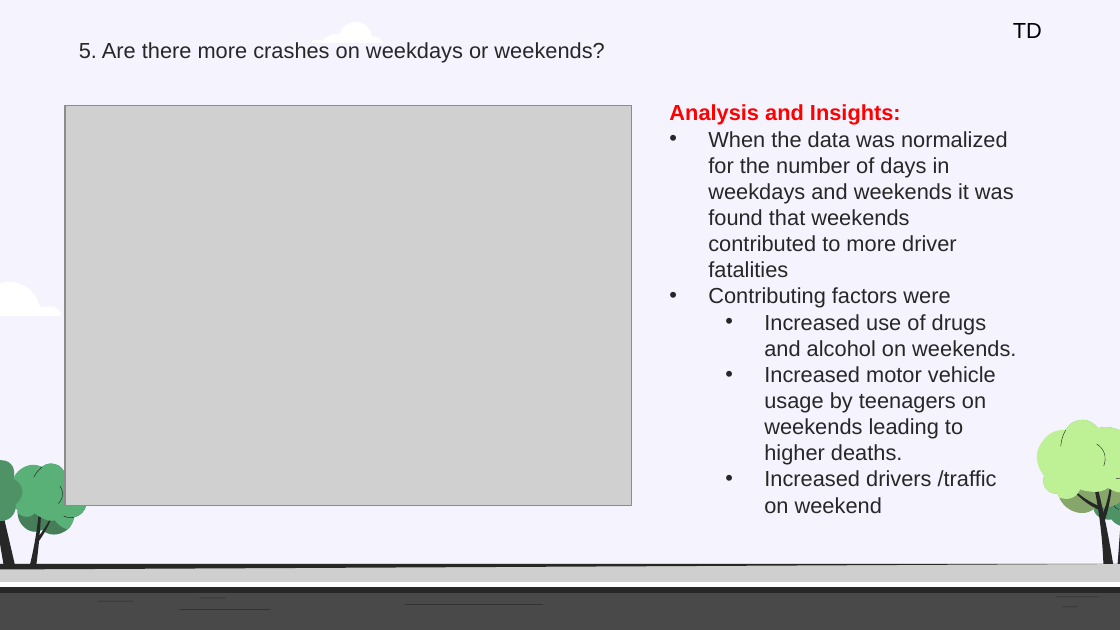
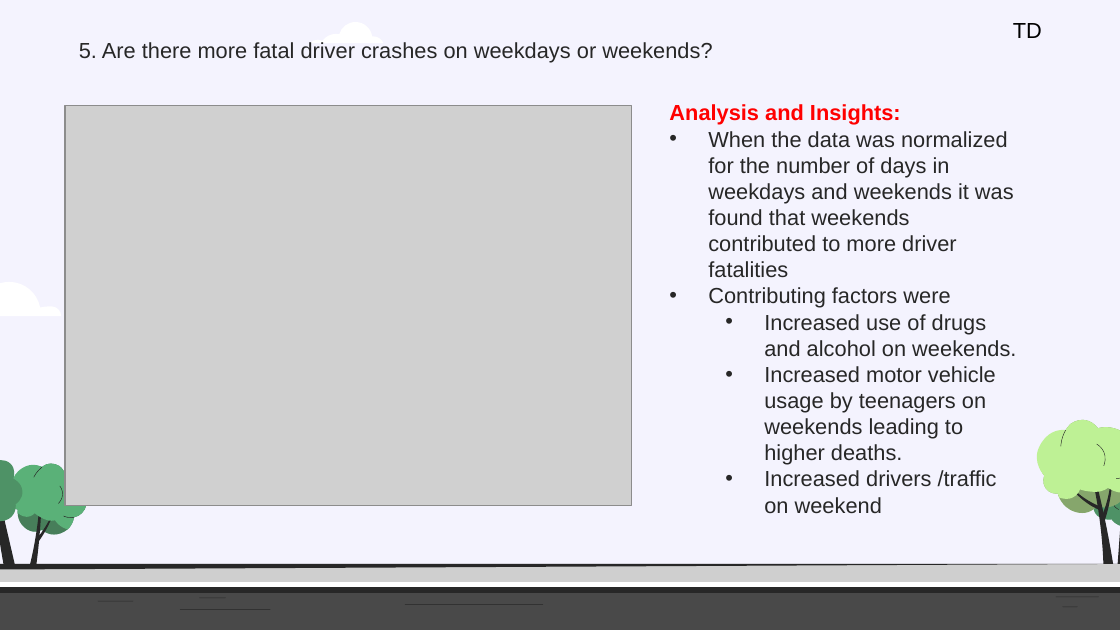
Before and after one commit to Kapedes/project-1-group-2, a slide deck: slide 9 of Insights and analysis of Crash Statistics in Australia.pptx. Drawn at 1120x630 pixels with LibreOffice and Linux fonts; fonts in the diff are those of the drawing; grey boxes stand for pictures. Boxes give left, top, right and bottom in pixels: in the first picture for what was removed or moved away, otherwise in the second. Text is boxed around its words. In the diff, an @@ line names an element or a change of style, - is before the commit and + after.

```diff
--- a/Insights and analysis of Crash Statistics in Australia.pptx
+++ b/Insights and analysis of Crash Statistics in Australia.pptx
@@ text at box(79, 42, 712, 63): text changed @@
-5. Are there more crashes on weekdays or weekends?
+5. Are there more fatal driver crashes on weekdays or weekends?
```
Also in this commit, not shown: 11 other slides changed, 1 other file.
